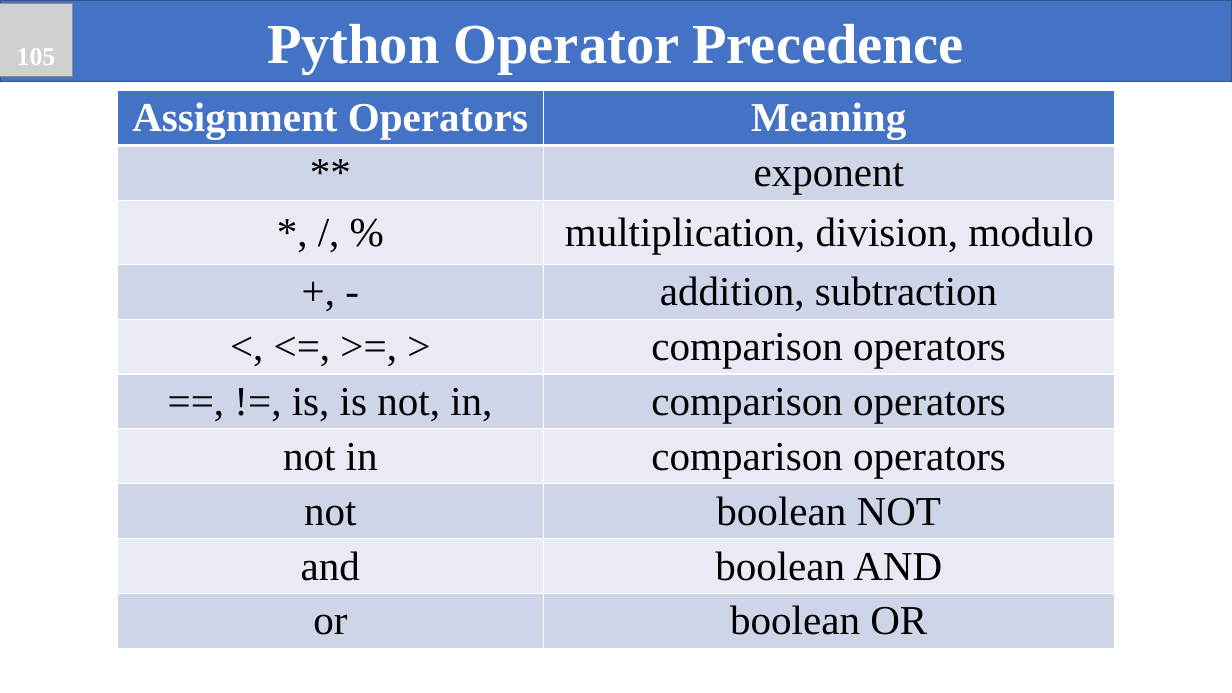
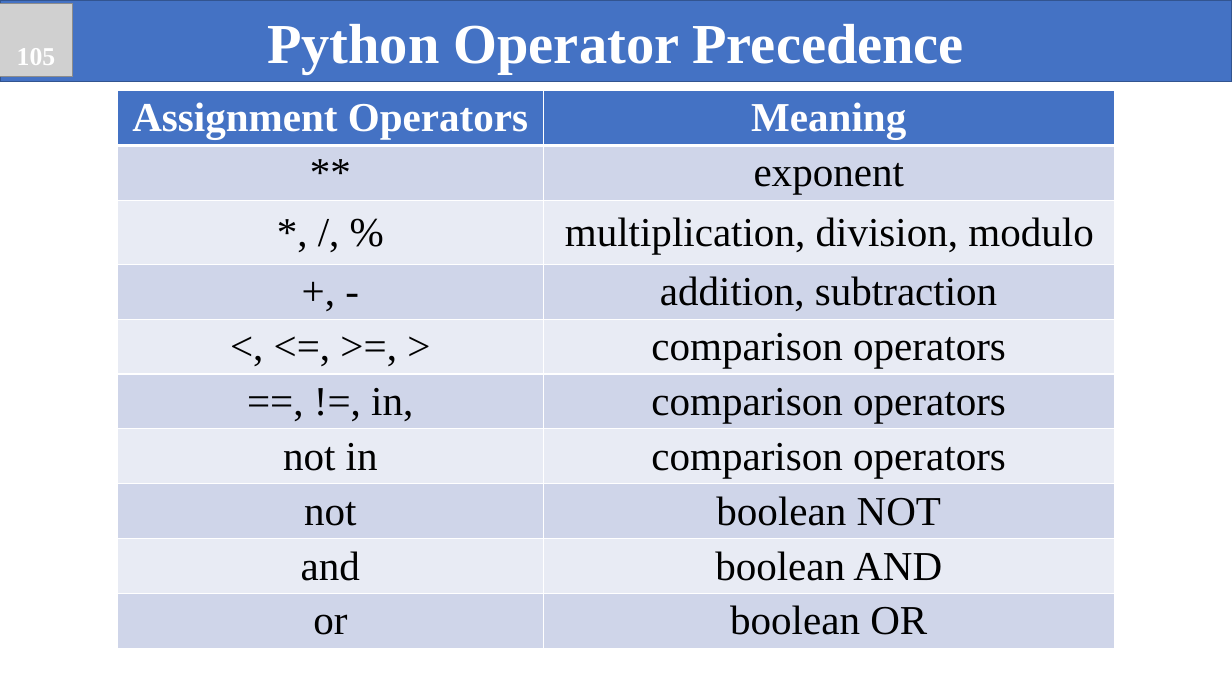
Before and after one commit to chiustin/NTHU_Application-of-Data-Science-and-Deep-Machine-Learning-in-Chemical-Engineering, a slide deck: slide 44 of Python/PPT/Python2_20200710.pptx. Drawn at 1232x693 pixels with LibreOffice and Linux fonts; fonts in the diff are those of the drawing; grey boxes stand for pictures. Boxes give left, top, right and bottom in pixels: in the first picture for what was removed or moved away, otherwise in the second. Text is boxed around its words. In the diff, an @@ line names an element or a change of style, - is before the commit and + after.

```diff
--- a/Python/PPT/Python2_20200710.pptx
+++ b/Python/PPT/Python2_20200710.pptx
@@ table at [117,91,1115,685] @@
-row 6, column 1: ==, !=, is, is not, in,
+row 6, column 1: ==, !=, in,
```
Also in this commit, not shown: 2 other slides changed.
